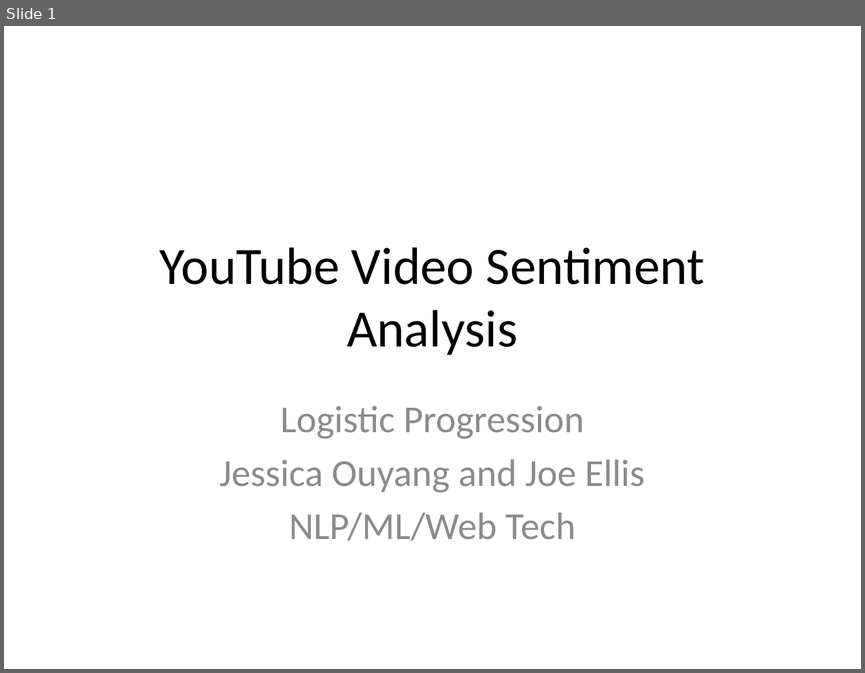
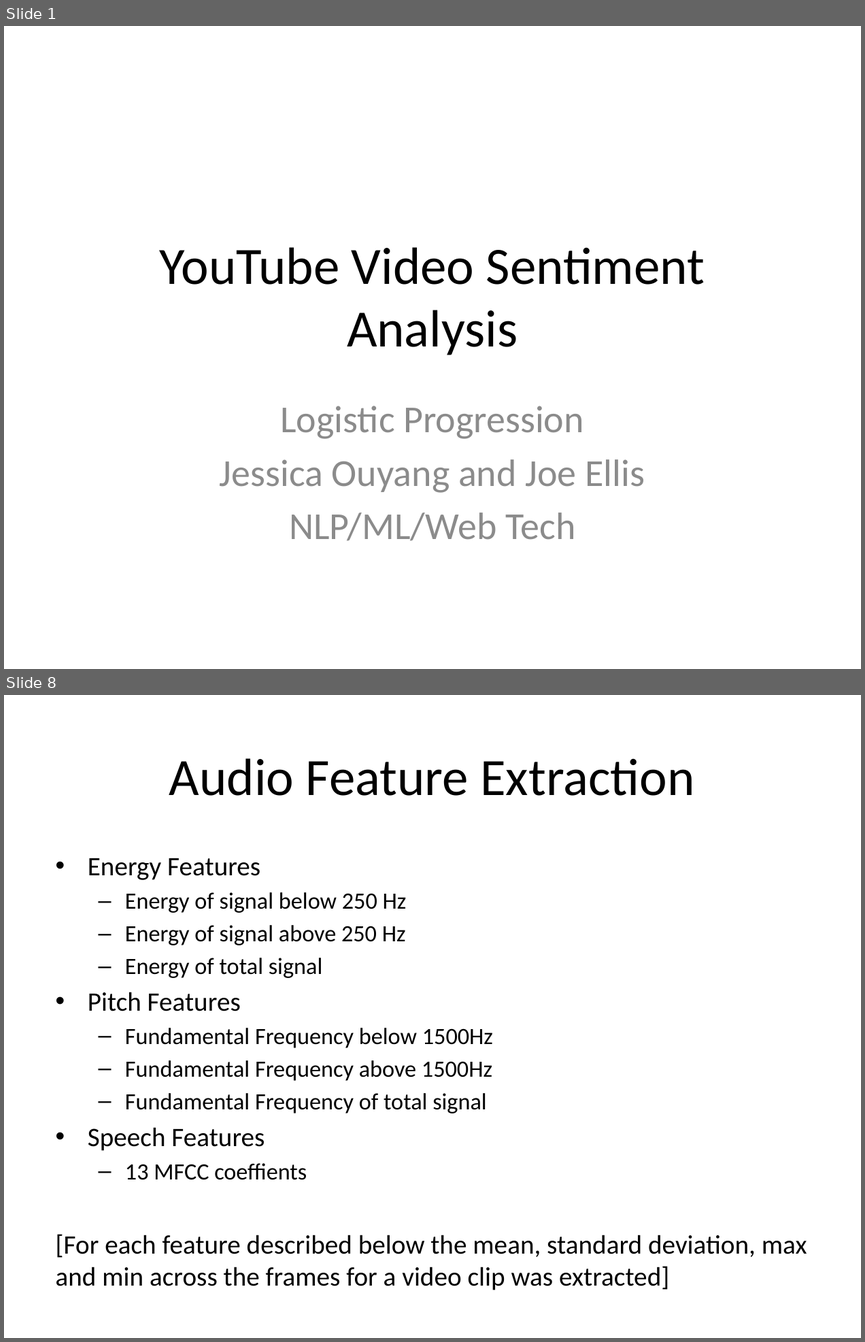
Before and after one commit to jellis505/LogisticProgression, a slide deck: Project/presentation/FinalPres.pptx. Shown one above the other, each under a label of ours: slide 1 before the commit, slides 1 and 8 after it; the slides between them are not shown. The pictures are 865x673 and 865x1342 pixels, drawn with LibreOffice and Linux fonts; fonts in the diff are those of the drawing. Boxes give left, top, right and bottom in pixels: in the first picture for what was removed or moved away, otherwise in the second. Text is boxed around its words. In the diff, an @@ line names an element or a change of style, - is before the commit and + after.

Commit message:
Added the presentation but still need to add video files

```diff
--- a/Project/presentation/FinalPres.pptx
+++ b/Project/presentation/FinalPres.pptx
@@ slide 8 added at [4, 695, 861, 1338], background #FFFFFF @@
@@ title added at [169, 758, 694, 796], 44 pt, text #000000 @@
+Audio Feature Extraction
@@ text added at [56, 858, 807, 1290], 19.6 pt, text #000000 @@
+• Energy Features
+  – Energy of signal below 250 Hz
+  – Energy of signal above 250 Hz
+  – Energy of total signal
+• Pitch Features
+  – Fundamental Frequency below 1500Hz
+  – Fundamental Frequency above 1500Hz
+  – Fundamental Frequency of total signal
+• Speech Features
+  – 13 MFCC coeffients
+[For each feature described below the mean, standard deviation, max and min across the frames for a video clip was extracted]
```
Also in this commit, not shown: 7 other slides added.
